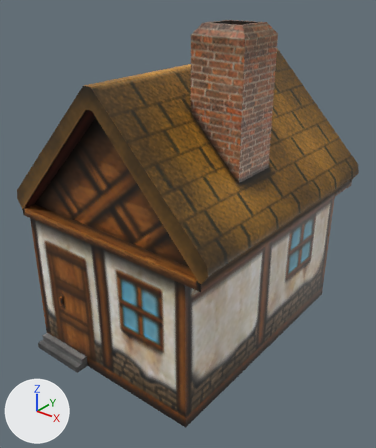
What one commit did to the FBX model src/game/DRAGON_KINGDOM/fbx/house_yellow.fbx.
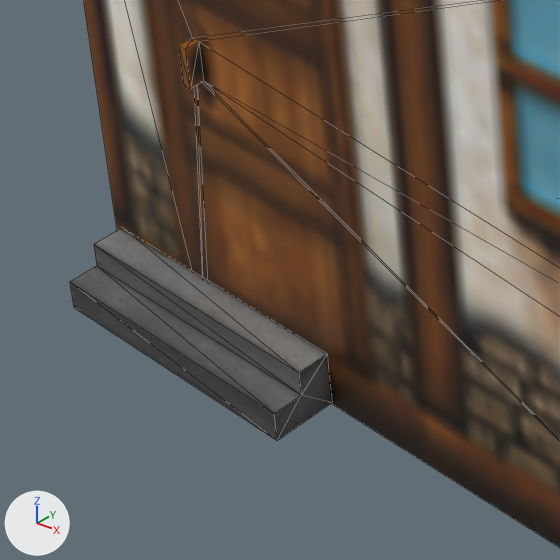
Each version is shown whole from a camera (50 mm lens) standing at (4.75, -6.2, 5.66) and looking at (0.07, -0.36, 2.04), then close up on the part from 7% to 35% of the width and 65% to 88% of the height. Every picture has the same lights, and +X, +Y and +Z are marked at lower left. The close-ups show mesh edges as thin lines. Where no turn or scale is listed for an object, it has been applied to the vertices.

The scene before the commit, as lines of its bpy script (objects in view):
```python
me_mesh = bpy.data.meshes.new('Mesh')
me_mesh.from_pydata(...)  # 92 vertices, 168 faces; spans x -1.79..1.79, y -2.23..2.23, z -2.54..2.54
me_mesh.materials.append(mat_lambert11)  # picture img_houseuv_yellow_png
ob_polysurface21 = bpy.data.objects.new('polySurface21', me_mesh)
ob_polysurface21.location = (0.002, -0.105, 2.544)
```
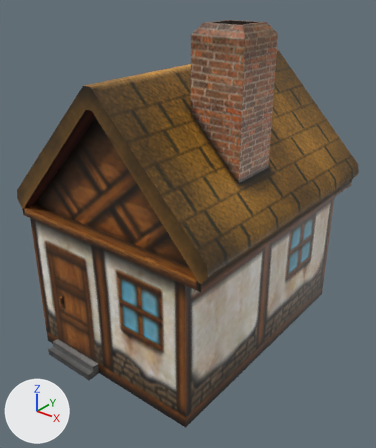
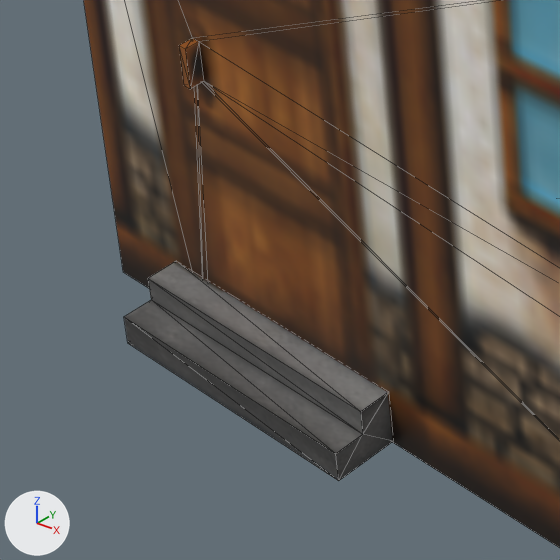
Changed parts and their boxes (x1, y1, x2, y2) in the close-ups (560 x 560 px; the box of a moved part takes in the faces that stretch with it):
```json
{"object": "polySurface21", "change": "reshaped", "before": [70, 0, 560, 548], "after": [84, 0, 560, 548]}
{"part": 1, "of": "me_mesh", "change": "moved or reshaped", "before": [70, 228, 331, 441], "after": [124, 261, 392, 481]}
```

The change, as JSON lines over the scene's bpy script:
```json
{"block": "me_mesh", "where": "me_mesh.from_pydata(...)  # 92 vertices, 168 faces; spans x -1.79..1.79, y -2.23..2.23, z -2.54..2.54"}
{"block": "me_mesh", "where": "# used by ob_polysurface21; location = (0.002, -0.105, 2.544)"}
{"block": "me_mesh", "change": "me_mesh part 1: the loose piece of 12 vertices spanning x -1.54..-0.57, y -2.23..-2.01, z -2.54..-2.36 is moved by (0.27, 0.0, 0.0)"}
```
